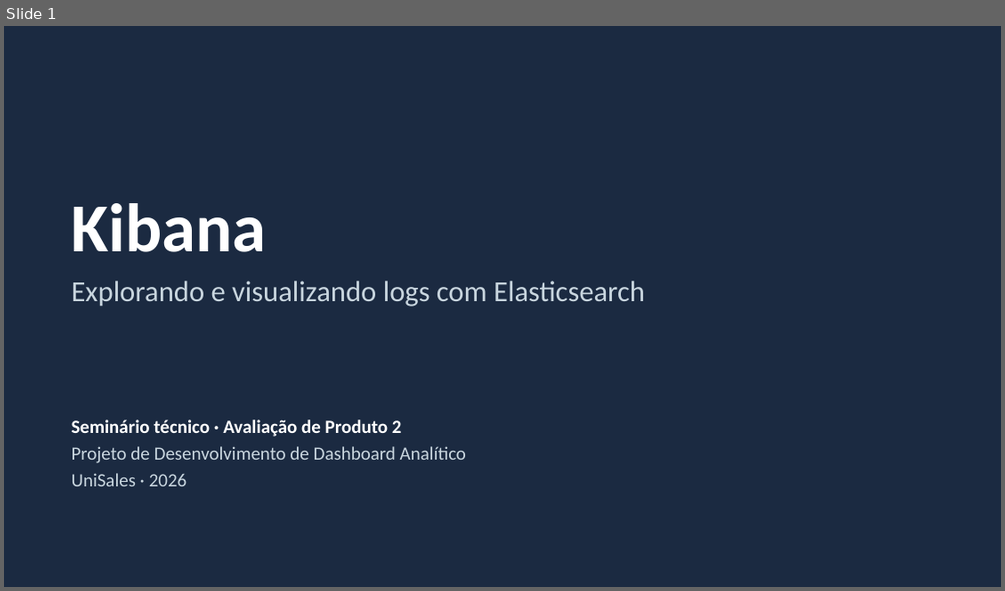
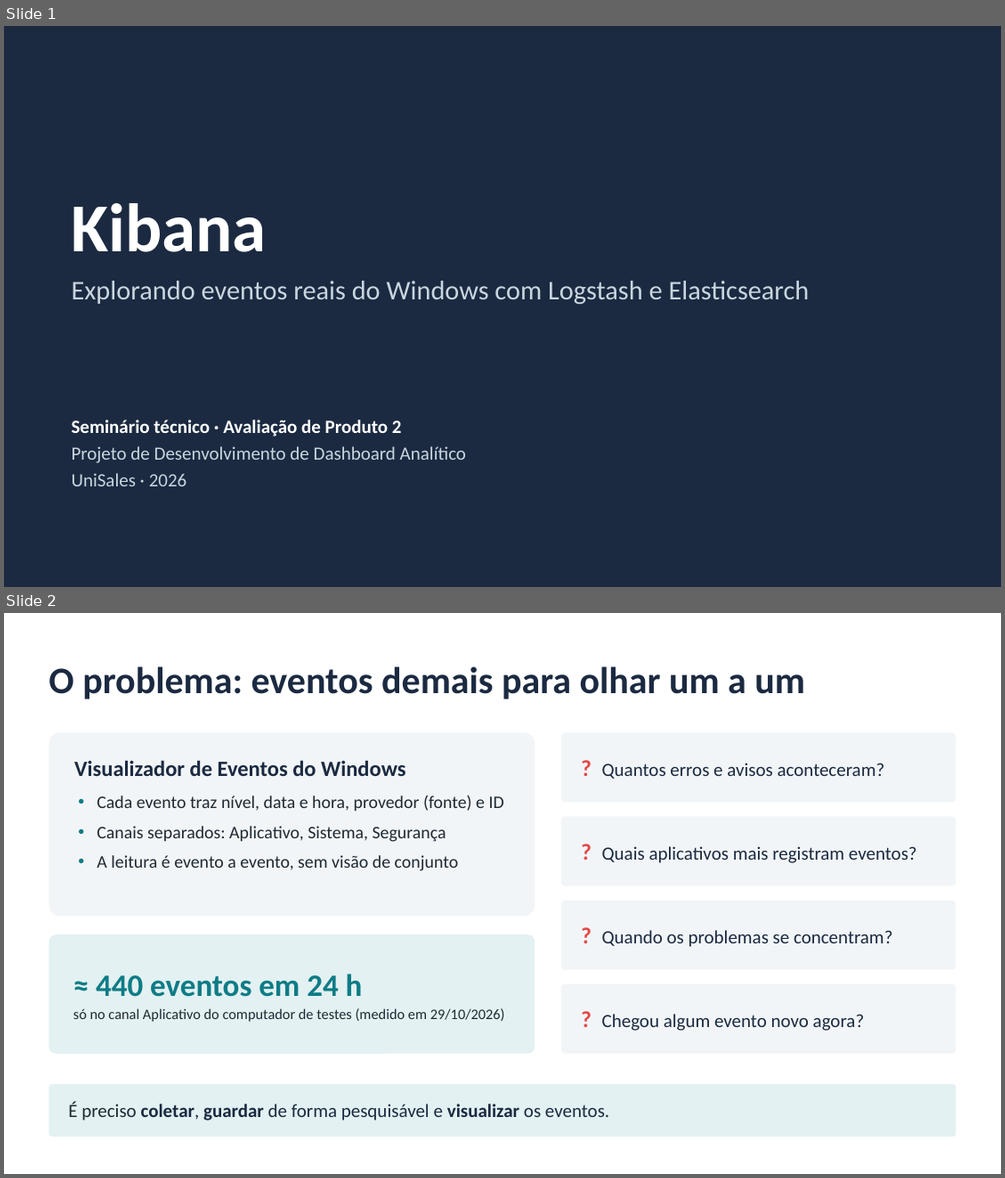
Before and after one commit to LuidyOn/Seminario_Kibana, a slide deck: slides/seminario_kibana.pptx. Shown one above the other, each under a label of ours: slide 1 before the commit, slides 1 and 2 after it. The pictures are 1005x591 and 1005x1178 pixels, drawn with LibreOffice and Linux fonts; fonts in the diff are those of the drawing. Boxes give left, top, right and bottom in pixels: in the first picture for what was removed or moved away, otherwise in the second. Text is boxed around its words. In the diff, an @@ line names an element or a change of style, - is before the commit and + after.

Commit message:
Atualiza documentação e slides para a demonstração com eventos reais
- README, conteúdo do seminário, roteiros e referências passam a
  descrever o fluxo Windows -> coletor -> Logstash -> Elasticsearch ->
  Kibana, com o que é e o que não é coletado
- Roteiro da demonstração com checklist de primeira validação no
  computador da apresentação, diagnóstico e contingência
- Apresentação regenerada: 12 slides editáveis, só com formas nativas,
  sem imagens nem dados reais

Os arquivos da demonstração anterior, com dados fictícios, permanecem
no repositório até a validação completa do novo fluxo.

```diff
--- a/slides/seminario_kibana.pptx
+++ b/slides/seminario_kibana.pptx
@@ slide 2 added at bbox=[4, 613, 1001, 1174], background #FFFFFF @@
@@ title added at bbox=[48, 666, 805, 699], 36 pt, text #1B2A41, bold @@
+O problema: eventos demais para olhar um a um
@@ rounded rectangle added at bbox=[48, 732, 535, 916], fill #F2F5F7, 17 pt, text #1F2933 @@
+Visualizador de Eventos do Windows
+• Cada evento traz nível, data e hora, provedor (fonte) e ID
+• Canais separados: Aplicativo, Sistema, Segurança
+• A leitura é evento a evento, sem visão de conjunto
@@ rounded rectangle added at bbox=[561, 732, 956, 803], fill #F2F5F7, 18 pt, text #1B2A41 @@
+? Quantos erros e avisos aconteceram?
@@ rounded rectangle added at bbox=[561, 817, 956, 886], fill #F2F5F7, 18 pt, text #1B2A41 @@
+? Quais aplicativos mais registram eventos?
@@ rounded rectangle added at bbox=[561, 900, 956, 970], fill #F2F5F7, 18 pt, text #1B2A41 @@
+? Quando os problemas se concentram?
@@ rounded rectangle added at bbox=[48, 934, 535, 1054], fill #E3F1F2, 14 pt, text #1F2933 @@
+≈ 440 eventos em 24 h
+só no canal Aplicativo do computador de testes (medido em 29/10/2026)
@@ rounded rectangle added at bbox=[561, 984, 956, 1054], fill #F2F5F7, 18 pt, text #1B2A41 @@
+? Chegou algum evento novo agora?
@@ rounded rectangle added at bbox=[48, 1084, 956, 1136], fill #E3F1F2, 18 pt, text #1B2A41 @@
+É preciso coletar, guardar de forma pesquisável e visualizar os eventos.
@@ slide 1 changed as well @@
@@ text at bbox=[72, 281, 809, 304]: text changed; size 28 to 26 pt @@
-Explorando e visualizando logs com Elasticsearch
+Explorando eventos reais do Windows com Logstash e Elasticsearch
```
Also in this commit, not shown: 6 other slides changed, 4 other slides added, 5 slides removed, 6 other files.
